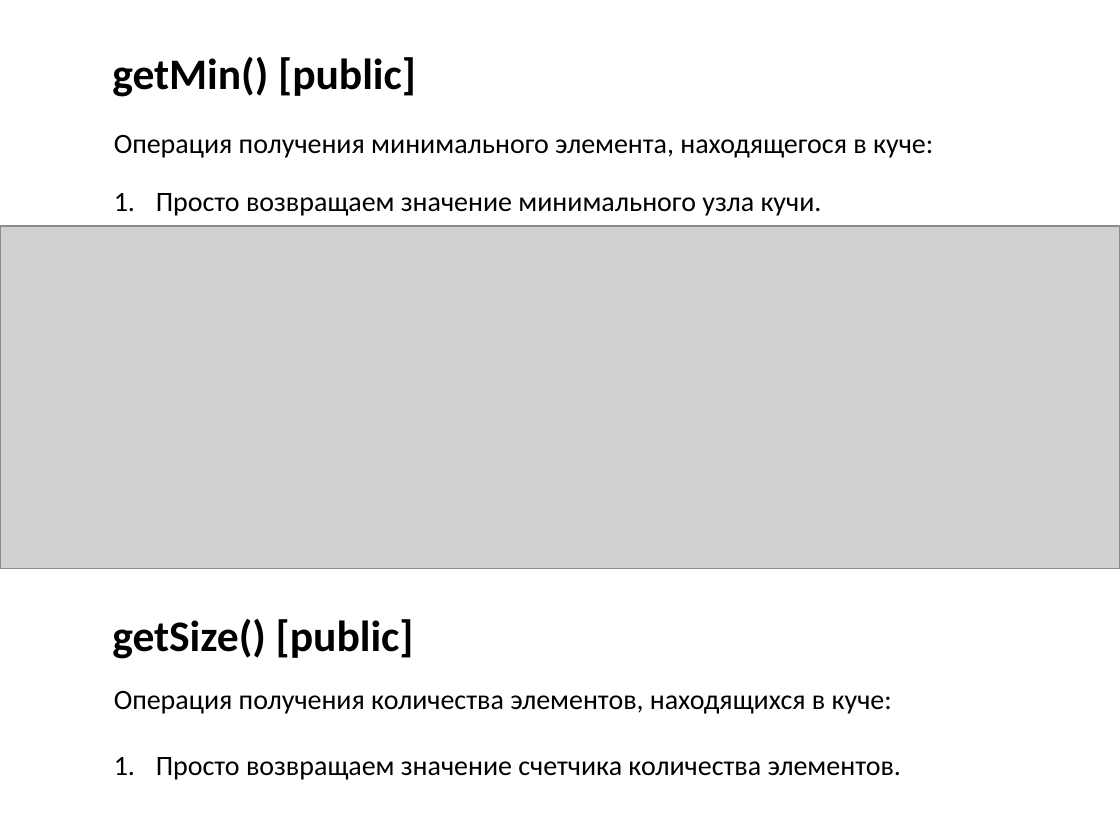
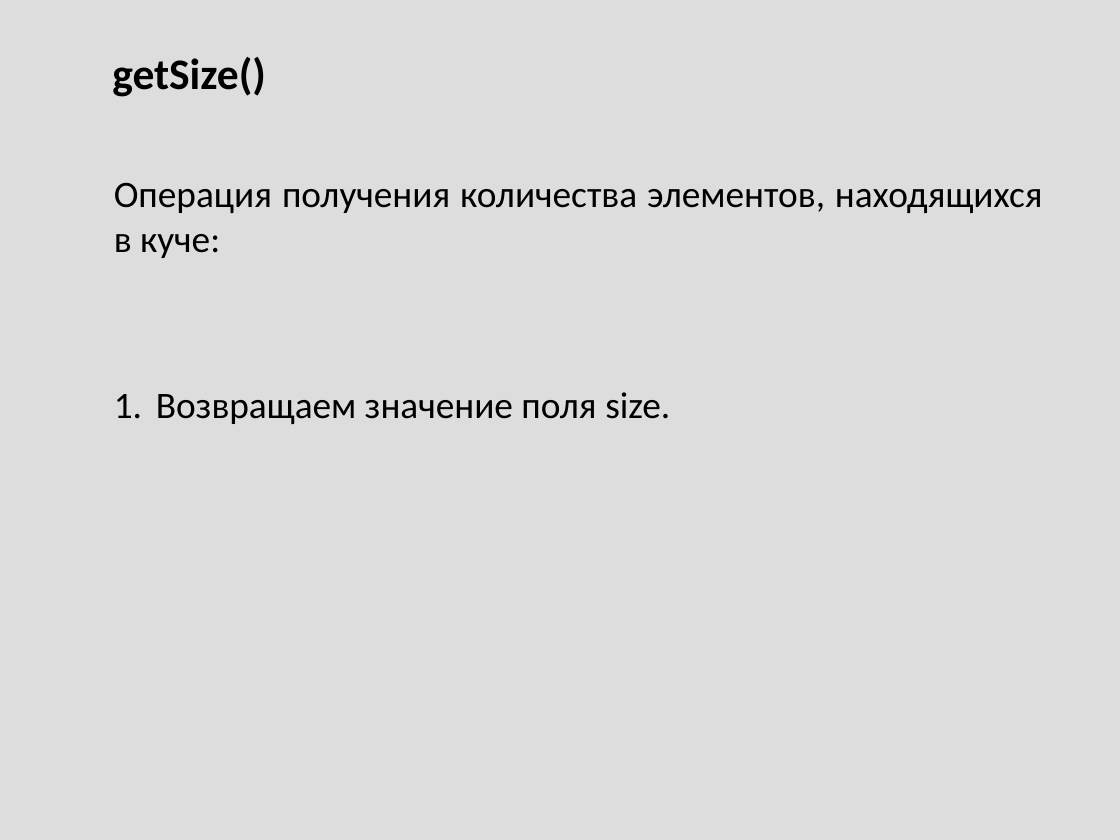
Before and after one commit to Mustang98/ThickHeap, a slide deck: slide 40 of ThickHeap_Presentation.ppsx (slide 14 before the commit). Drawn at 1120x840 pixels with LibreOffice and Linux fonts; fonts in the diff are those of the drawing; grey boxes stand for pictures. Boxes give left, top, right and bottom in pixels: in the first picture for what was removed or moved away, otherwise in the second. Text is boxed around its words. In the diff, an @@ line names an element or a change of style, - is before the commit and + after.

```diff
--- a/ThickHeap_Presentation.ppsx
+++ b/ThickHeap_Presentation.ppsx
@@ background #FFFFFF to #DDDDDD @@
@@ text at (x1=112, y1=57, x2=266, y2=97): text changed @@
-getMin() [public]
+getSize()
@@ text removed at (x1=114, y1=135, x2=933, y2=158) @@
-Операция получения минимального элемента, находящегося в куче:
@@ text "Операция получения количества элементов, находящихся ..." moved from (x1=114, y1=691, x2=892, y2=714) to (x1=114, y1=182, x2=1043, y2=258) @@
@@ text "Операция получения количества элементов, находящихся ..." at (x1=114, y1=182, x2=1043, y2=258): size 18 to 24 pt; alignment left to justified @@
@@ text removed at (x1=156, y1=193, x2=822, y2=216) @@
-1. Просто возвращаем значение минимального узла кучи.
@@ picture removed at (x1=0, y1=226, x2=1120, y2=569) @@
@@ text added at (x1=156, y1=392, x2=670, y2=424), 24 pt, text #000000 @@
+1. Возвращаем значение поля size.
@@ text removed at (x1=112, y1=619, x2=414, y2=659) @@
-getSize() [public]
@@ text removed at (x1=156, y1=757, x2=901, y2=780) @@
-1. Просто возвращаем значение счетчика количества элементов.
```
Also in this commit, not shown: 15 other slides changed, 31 slides added, 2 slides removed, 2 other files.
